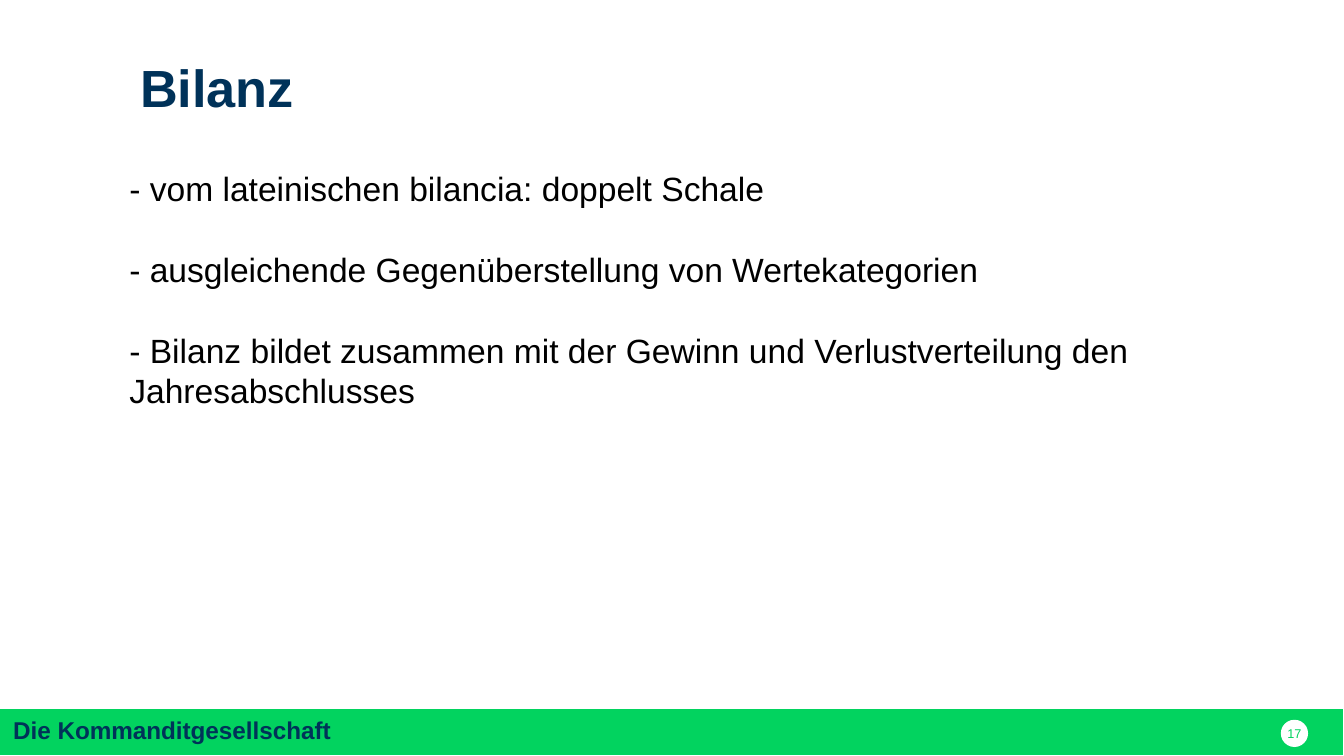
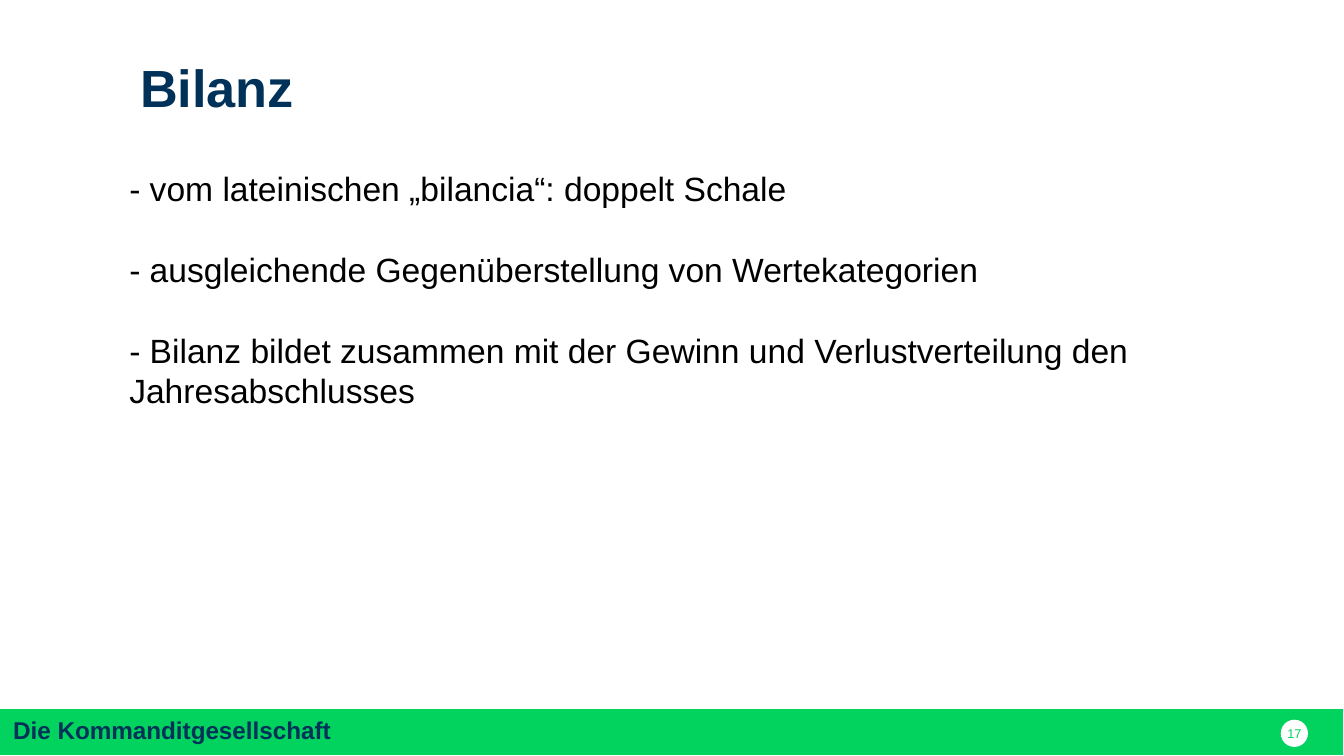
Before and after one commit to nodeg/exercises, a slide deck: slide 17 of FINAL_Referat_BWP_FINAL.pptx. Drawn at 1344x756 pixels with LibreOffice and Linux fonts; fonts in the diff are those of the drawing. Boxes give left, top, right and bottom in pixels: in the first picture for what was removed or moved away, otherwise in the second. Text is boxed around its words. In the diff, an @@ line names an element or a change of style, - is before the commit and + after.

```diff
--- a/FINAL_Referat_BWP_FINAL.pptx
+++ b/FINAL_Referat_BWP_FINAL.pptx
@@ text at <box>150,176,787,207</box>: text changed @@
-- vom lateinischen bilancia: doppelt Schale
+- vom lateinischen „bilancia“: doppelt Schale
```
Also in this commit, not shown: 9 other slides changed, 1 slide added, 3 slides removed.
